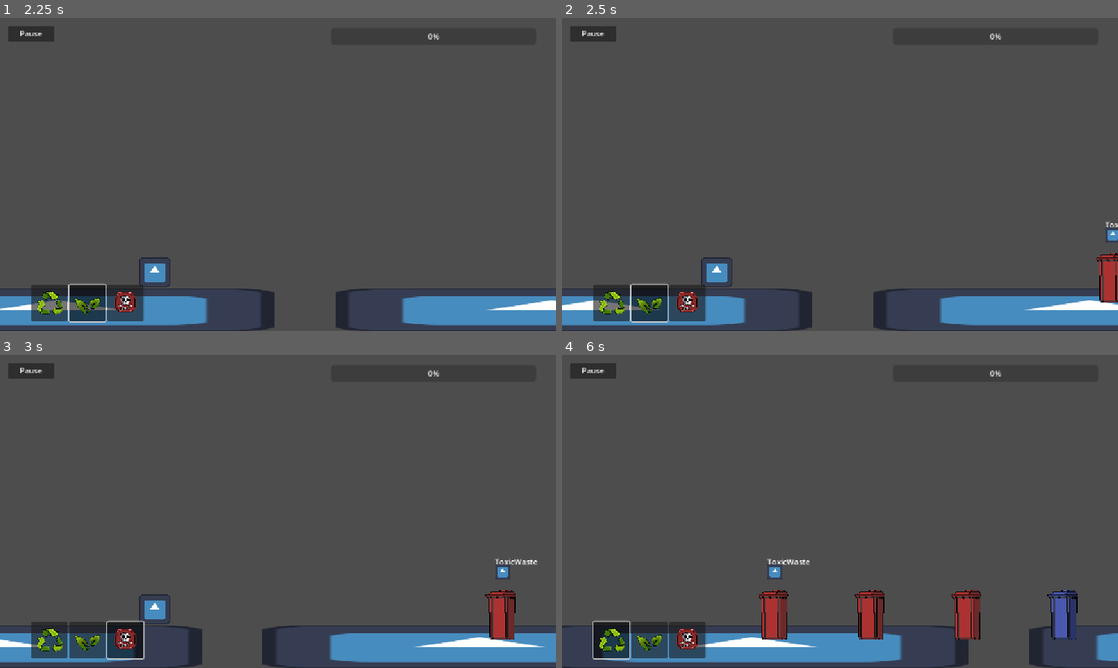
Above: before the commit, frames 1-4 (two rows, left to right).
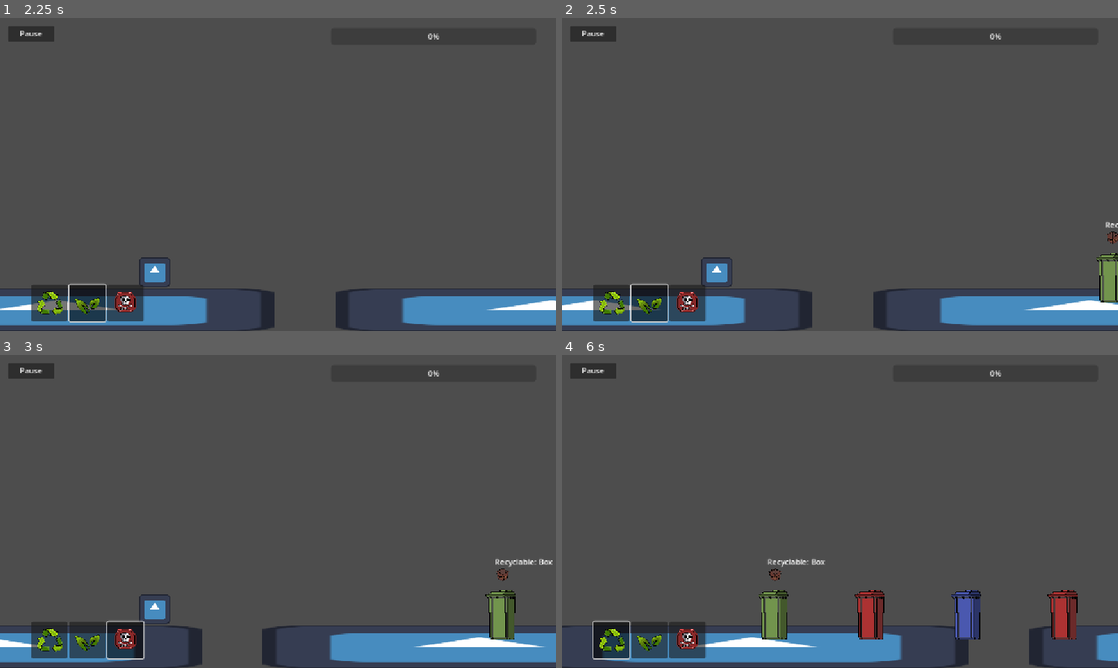
Above: after the commit, the same moments.

Repository: wends05/trash-trek
Game: Godot game, scene res://scenes/MainMenu.tscn
Two runs of this game, one before a commit and one after it. Both use one fixed random seed, a clock stepped at 60 frames per second and the inputs below. The engine's default icon, where the game draws it, is replaced by a stand-in: a white triangle on a blue panel in a dark square.
Inputs (mouse positions are in pixels of both pictures, inside the frame that each line leads up to):
- Up to frame 1 (2.25 s): click "Start" at 0.5 s; click (50, 302) at 1.25 s; click (88, 302) at 2 s
- Up to frame 2 (2.5 s): no input
- Up to frame 3 (3 s): click (127, 639) at 2.75 s
- Up to frame 4 (6 s): click (612, 639) at 3.5 s; click (650, 639) at 4.25 s; click (689, 639) at 5 s; click (612, 639) at 5.75 s

Frame 1 is identical in both runs. In frame 2, 0.6% of the frame differs, in the area x 96-100%, y 65-91%; in frame 3, 0.8%; in frame 4, 2.1%, in the area x 35-93%, y 64-91%.

Commit message:
Add new trash assets and update trash logic for improved functionality

Diff:
--- a/scenes/trash.tscn
+++ b/scenes/trash.tscn
@@ -1,7 +1,7 @@
 [gd_scene load_steps=4 format=3 uid="uid://dqgiuo0067y6w"]
 
 [ext_resource type="Script" uid="uid://b6pg52u1v07rs" path="res://scripts/trash.gd" id="1_21d64"]
-[ext_resource type="Texture2D" uid="uid://yahya1nksguv" path="res://icon.svg" id="2_exrr5"]
+[ext_resource type="Texture2D" uid="uid://b4dllmycwldy6" path="res://assets/trash/Biodegradable/Branches.png" id="2_exrr5"]
 
 [sub_resource type="RectangleShape2D" id="RectangleShape2D_exrr5"]
 size = Vector2(32, 32)
@@ -25,8 +25,8 @@
 debug_color = Color(7.70092e-07, 0.317908, 0.37484, 0.42)
 
 [node name="Sprite2D" type="Sprite2D" parent="Area"]
-position = Vector2(-1.90735e-06, 1.3113e-06)
-scale = Vector2(0.25, 0.25)
+position = Vector2(-0.125001, 5.625)
+scale = Vector2(0.110026, 0.117839)
 texture = ExtResource("2_exrr5")
 
 [connection signal="area_entered" from="Area" to="." method="_on_area_area_entered"]
--- a/scripts/trash.gd
+++ b/scripts/trash.gd
@@ -5,10 +5,27 @@
 @export var type: Utils.TrashType = Utils.TrashType.Recyclable
 @export var terrain_manager: TerrainManager
 
+var trash_item_name: String
+
 func _ready() -> void:
+	# Get a random trash item for this type
+	trash_item_name = Utils.get_random_trash_item(type)
+	var texture_path = Utils.get_trash_texture_path(type, trash_item_name)
+
+	print("Loading texture from: ", texture_path)
+
+	# Load the texture (using the correct node path)
+	var texture = load(texture_path)
+	if texture:
+		$Area/Sprite2D.texture = texture
+		print("Successfully loaded texture for: ", trash_item_name)
+	else:
+		print("ERROR: Could not load texture at path: ", texture_path)
+
 	add_to_group("Trash")
 
-	$Label.text = "%s" % Utils.get_enum_name(Utils.TrashType, type)
+	# Display the trash type and item name
+	$Label.text = "%s: %s" % [Utils.get_enum_name(Utils.TrashType, type), trash_item_name]
 
 func _physics_process(delta: float) -> void:
 	position.x -= terrain_manager.speed * delta
--- a/scripts/trash_spawner.gd
+++ b/scripts/trash_spawner.gd
@@ -7,7 +7,6 @@
 @onready var trash_bin_timer: Timer = $TrashBinTimer
 
 func create_trash():
-	var random_item = randi_range(1, 9)
 	var trash: Trash = preload("res://scenes/trash.tscn").instantiate()
 
 	var randtype = randi_range(0, 2)
@@ -24,7 +23,6 @@
 	create_trash()
 
 func create_trash_bins():
-	var random_trash_bin = randi_range(1, 3)
 	var trash_bin: TrashBin = preload("res://scenes/TrashBin.tscn").instantiate()
 
 	var randtype = randi_range(0, 2)
--- a/scripts/utils.gd
+++ b/scripts/utils.gd
@@ -6,8 +6,32 @@
 	ToxicWaste
 }
 
+# Define available trash items for each type (exact file names)
+const TRASH_ITEMS = {
+	TrashType.Recyclable: ["Box", "Tin Can", "water bottle"],
+	TrashType.Biodegradable: ["Branches", "crumpled-1", "pile of leaves (1)"],
+	TrashType.ToxicWaste: ["Battery-1", "face mask", "gloves"]
+}
+
+# Define folder names for each type (to match actual folder structure)
+const TRASH_FOLDERS = {
+	TrashType.Recyclable: "Recyclable",
+	TrashType.Biodegradable: "Biodegradable",
+	TrashType.ToxicWaste: "Toxicwaste"
+}
+
 func get_enum_name(enum_dict: Dictionary, value: int) -> String:
 	for key in enum_dict.keys():
 		if enum_dict[key] == value:
 			return key
 	return ""
+
+func get_random_trash_item(trash_type: TrashType) -> String:
+	var items = TRASH_ITEMS[trash_type]
+	return items[randi() % items.size()]
+
+func get_trash_texture_path(trash_type: TrashType, item_name: String = "") -> String:
+	var folder = TRASH_FOLDERS[trash_type]
+	if item_name.is_empty():
+		item_name = get_random_trash_item(trash_type)
+	return "res://assets/trash/%s/%s.png" % [folder, item_name]
Binary file added: assets/trash/Biodegradable/Branches.png
Not shown, added: assets/trash/Biodegradable/Branches.png.import
Binary file added: assets/trash/Biodegradable/crumpled-1.png
Not shown, added: assets/trash/Biodegradable/crumpled-1.png.import
Binary file added: assets/trash/Biodegradable/pile of leaves (1).png
Not shown, added: assets/trash/Biodegradable/pile of leaves (1).png.import
Binary file added: assets/trash/Recyclable/Box.png
Not shown, added: assets/trash/Recyclable/Box.png.import
Binary file added: assets/trash/Recyclable/Tin Can.png
Not shown, added: assets/trash/Recyclable/Tin Can.png.import
Binary file added: assets/trash/Recyclable/water bottle.png
Not shown, added: assets/trash/Recyclable/water bottle.png.import
(and 6 more such lines)
